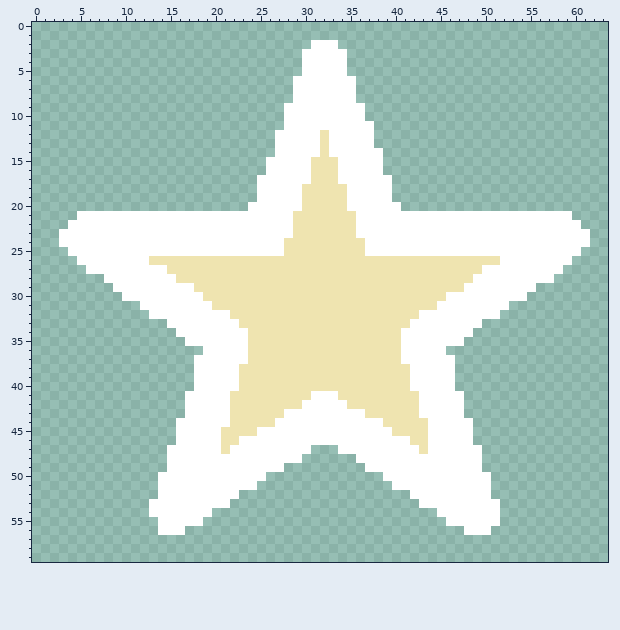
Pixel-art sprite, stored at comet_particle.png. The picture above was drawn from the file before the commit.
The file is 64x60 pixels. Pixels under 10% opacity are left out. Colours within 5 levels of each other are drawn and written as one.
Now the later version:
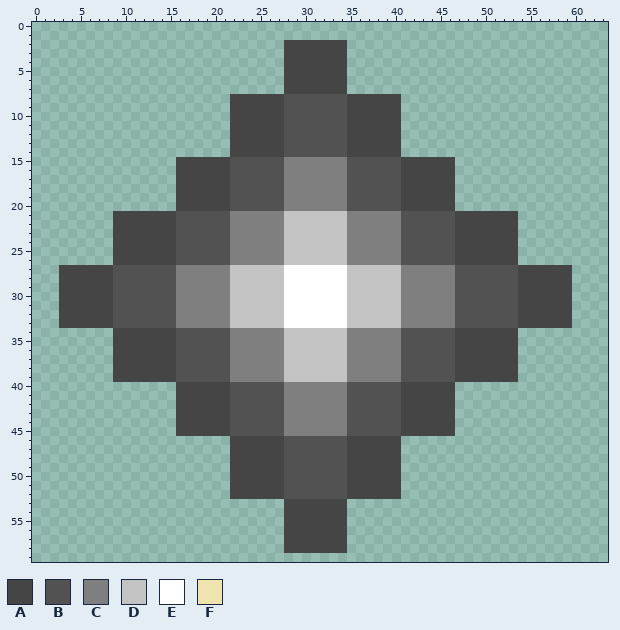
Palette (. is transparent): A #454545  B #525252  C #7f7f7f  D #c3c3c3  E #ffffff  F #efe4b0
Change:
Changed rows in their new state; - is an unchanged pixel.
first column x 3:
 2 -------------------------AAAAAAA---------------------------
 3 -------------------------AAAAAAA---------------------------
 4 -------------------------AAAAAAA---------------------------
 5 -------------------------AAAAAAA---------------------------
 6 -------------------------AAAAAAA.--------------------------
 7 -------------------------AAAAAAA.--------------------------
 8 -------------------AAAAAABBBBBBBAAAAAA---------------------
 9 -------------------AAAAAABBBBBBBAAAAAA---------------------
10 -------------------AAAAAABBBBBBBAAAAAA---------------------
11 -------------------AAAAAABBBBBBBAAAAAA---------------------
12 -------------------AAAAAABBBBBBBAAAAAA---------------------
13 -------------------AAAAAABBBBBBBAAAAAA---------------------
14 -------------------AAAAAABBBBBBBAAAAAA---------------------
15 -------------AAAAAABBBBBBCCCCCCCBBBBBBAAAAAA---------------
16 -------------AAAAAABBBBBBCCCCCCCBBBBBBAAAAAA---------------
17 -------------AAAAAABBBBBBCCCCCCCBBBBBBAAAAAA---------------
18 -------------AAAAAABBBBBBCCCCCCCBBBBBBAAAAAA---------------
19 -------------AAAAAABBBBBBCCCCCCCBBBBBBAAAAAA---------------
20 -------------AAAAAABBBBBBCCCCCCCBBBBBBAAAAAA---------------
21 --....AAAAAAABBBBBBCCCCCCDDDDDDDCCCCCCBBBBBBAAAAAAA......--
22 -.....AAAAAAABBBBBBCCCCCCDDDDDDDCCCCCCBBBBBBAAAAAAA.......-
23 ......AAAAAAABBBBBBCCCCCCDDDDDDDCCCCCCBBBBBBAAAAAAA........
24 ......AAAAAAABBBBBBCCCCCCDDDDDDDCCCCCCBBBBBBAAAAAAA........
25 -.....AAAAAAABBBBBBCCCCCCDDDDDDDCCCCCCBBBBBBAAAAAAA.......-
26 --....AAAAAAABBBBBBCCCCCCDDDDDDDCCCCCCBBBBBBAAAAAAA......--
27 AAAAAABBBBBBBCCCCCCDDDDDDEEEEEEEDDDDDDCCCCCCBBBBBBBAAAAAA--
28 AAAAAABBBBBBBCCCCCCDDDDDDEEEEEEEDDDDDDCCCCCCBBBBBBBAAAAAA--
29 AAAAAABBBBBBBCCCCCCDDDDDDEEEEEEEDDDDDDCCCCCCBBBBBBBAAAAAA--
30 AAAAAABBBBBBBCCCCCCDDDDDDEEEEEEEDDDDDDCCCCCCBBBBBBBAAAAAA--
31 AAAAAABBBBBBBCCCCCCDDDDDDEEEEEEEDDDDDDCCCCCCBBBBBBBAAAAAA--
32 AAAAAABBBBBBBCCCCCCDDDDDDEEEEEEEDDDDDDCCCCCCBBBBBBBAAAAAA--
33 AAAAAABBBBBBBCCCCCCDDDDDDEEEEEEEDDDDDDCCCCCCBBBBBBBAAAAAA--
34 ------AAAAAAABBBBBBCCCCCCDDDDDDDCCCCCCBBBBBBAAAAAAA--------
35 ------AAAAAAABBBBBBCCCCCCDDDDDDDCCCCCCBBBBBBAAAAAAA--------
36 ------AAAAAAABBBBBBCCCCCCDDDDDDDCCCCCCBBBBBBAAAAAAA--------
37 ------AAAAAAABBBBBBCCCCCCDDDDDDDCCCCCCBBBBBBAAAAAAA--------
38 ------AAAAAAABBBBBBCCCCCCDDDDDDDCCCCCCBBBBBBAAAAAAA--------
39 ------AAAAAAABBBBBBCCCCCCDDDDDDDCCCCCCBBBBBBAAAAAAA--------
40 -------------AAAAAABBBBBBCCCCCCCBBBBBBAAAAAA---------------
41 -------------AAAAAABBBBBBCCCCCCCBBBBBBAAAAAA.--------------
42 -------------AAAAAABBBBBBCCCCCCCBBBBBBAAAAAA.--------------
43 -------------AAAAAABBBBBBCCCCCCCBBBBBBAAAAAA.--------------
44 -------------AAAAAABBBBBBCCCCCCCBBBBBBAAAAAA..-------------
45 -------------AAAAAABBBBBBCCCCCCCBBBBBBAAAAAA..-------------
46 -------------......AAAAAABBBBBBBAAAAAA........-------------
47 ------------.......AAAAAABBBBBBBAAAAAA.........------------
48 ------------.......AAAAAABBBBBBBAAAAAA.........------------
49 ------------.......AAAAAABBBBBBBAAAAAA.........------------
50 -----------........AAAAAABBBBBBBAAAAAA..........-----------
51 -----------........AAAAAABBBBBBBAAAAAA..........-----------
52 -----------........AAAAAABBBBBBBAAAAAA-.........-----------
53 ----------.........------AAAAAAA--------.........----------
54 ----------.......--------AAAAAAA----------.......----------
55 -----------.....---------AAAAAAA-----------......----------
56 -----------...-----------AAAAAAA-------------...-----------
57 -------------------------AAAAAAA---------------------------
58 -------------------------AAAAAAA---------------------------
Boxes around the changes in both pictures, in picture pixels (x1, y1, x2, y2):
changed: (59, 40, 590, 553)
